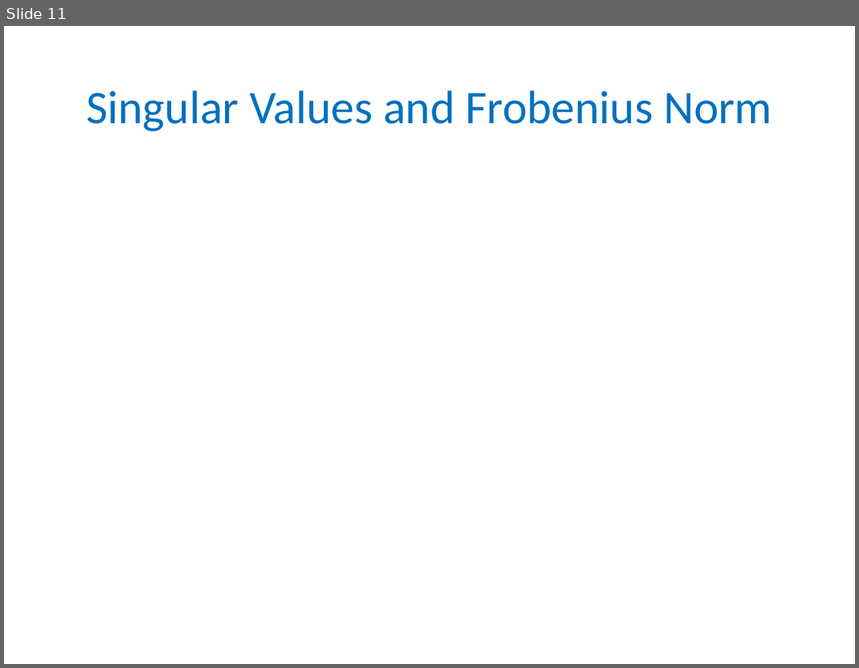
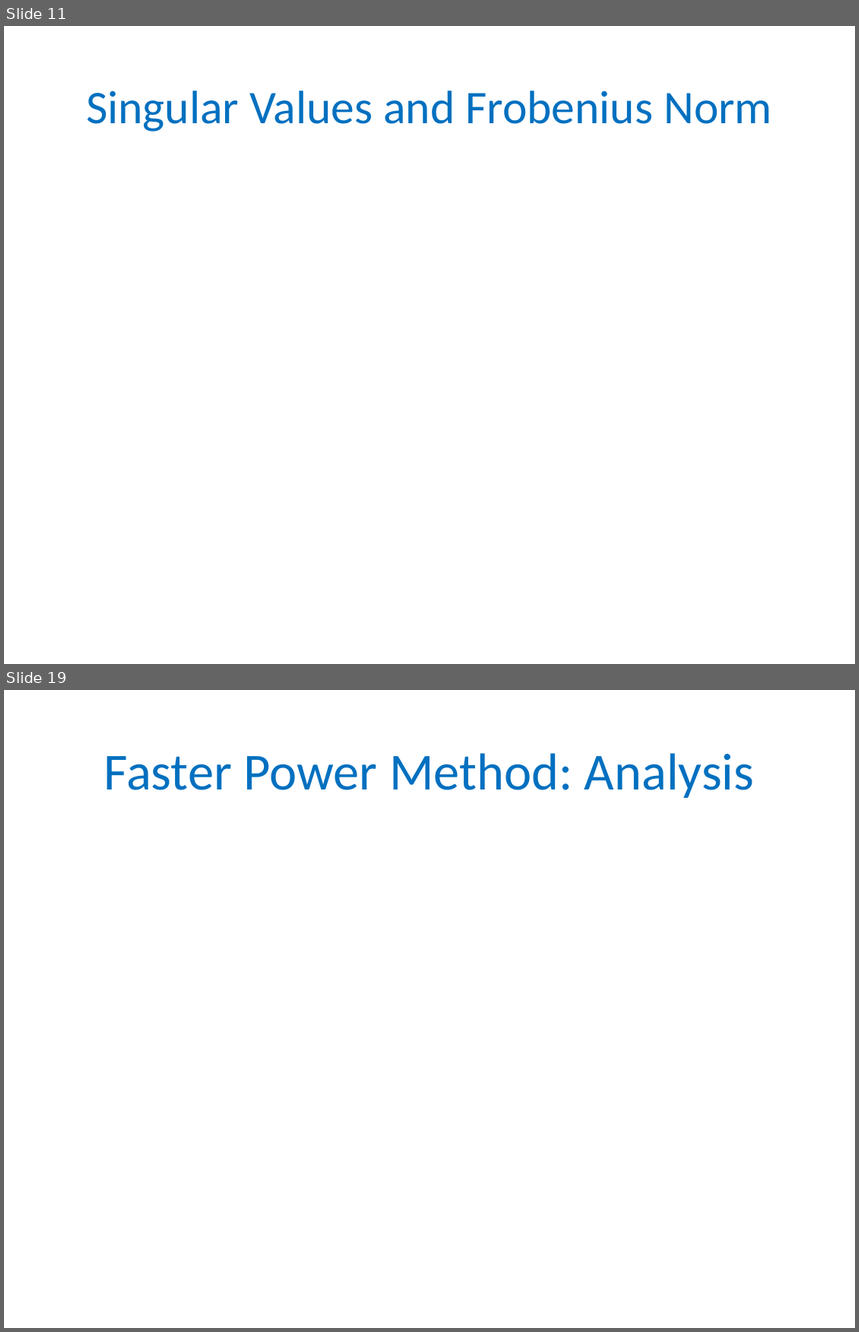
Before and after one commit to gyaroslavtsev/gyaroslavtsev.github.io, a slide deck: b609/lec04.pptx. Shown one above the other, each under a label of ours: slide 11 before the commit, slides 11 and 19 after it; the slides between them are not shown. The pictures are 859x668 and 859x1332 pixels, drawn with LibreOffice and Linux fonts; fonts in the diff are those of the drawing; grey boxes stand for pictures. Boxes give left, top, right and bottom in pixels: in the first picture for what was removed or moved away, otherwise in the second. Text is boxed around its words. In the diff, an @@ line names an element or a change of style, - is before the commit and + after.

```diff
--- a/b609/lec04.pptx
+++ b/b609/lec04.pptx
@@ slide 19 added at box(4, 690, 855, 1328), background #FFFFFF @@
@@ title added at box(104, 753, 755, 798), 44 pt, text #0070C0 @@
+Faster Power Method: Analysis
```
Also in this commit, not shown: 1 slide changed, 9 other slides added, 4 other files.
